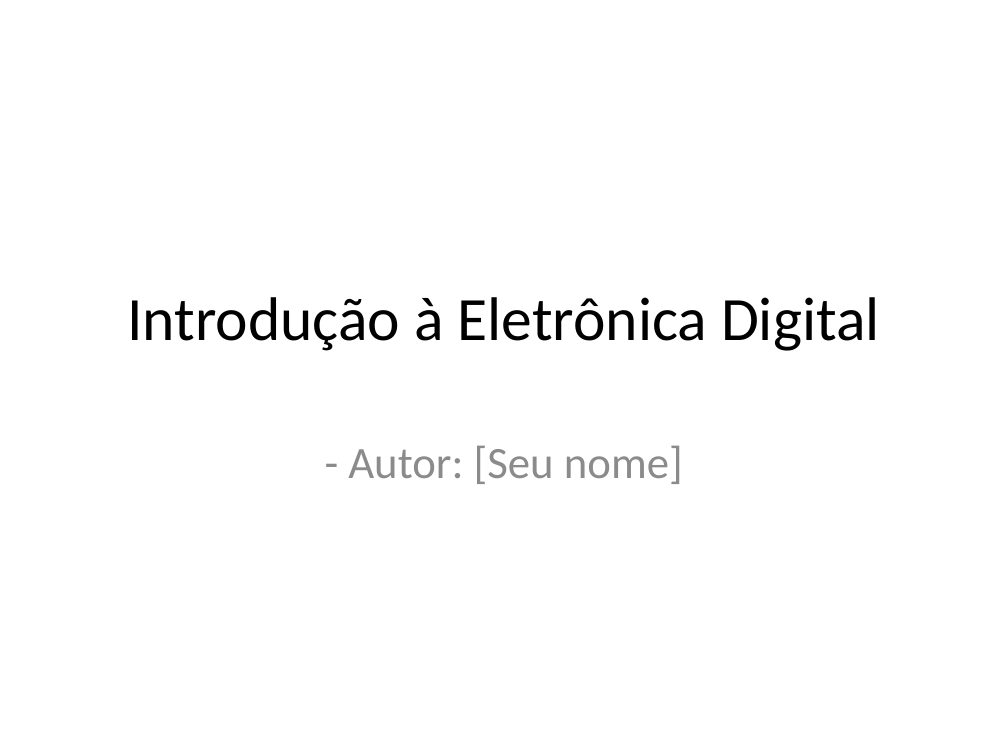
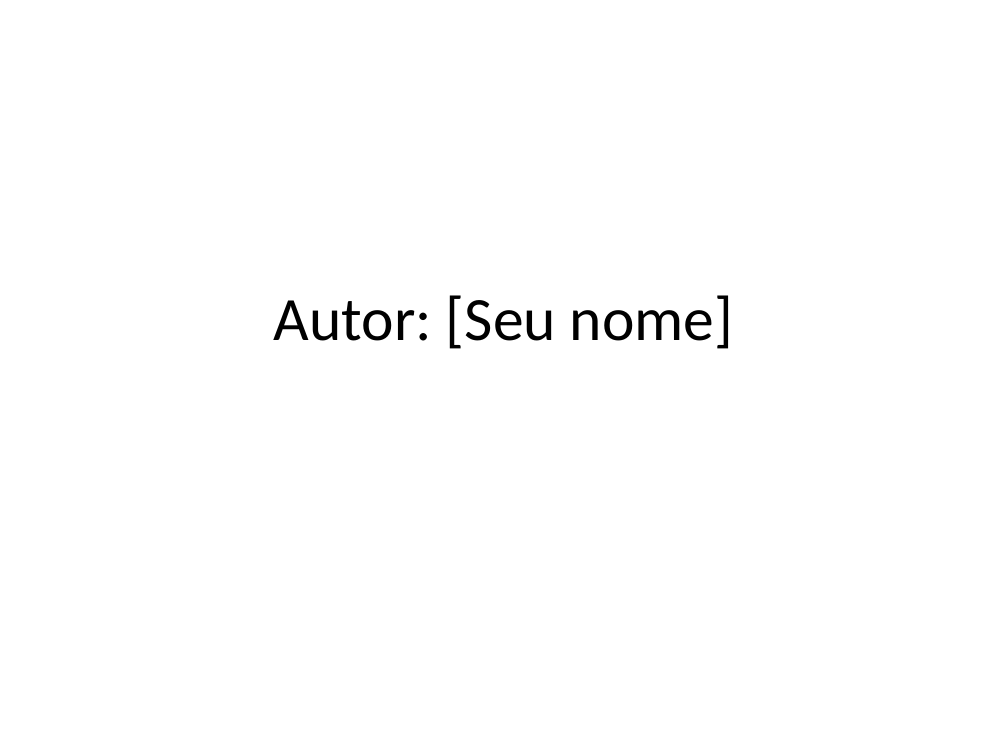
Before and after one commit to lcdlemos/EstagioNutes, a slide deck: slide 1 of IA/auto_apresentacao_IA.pptx. Drawn at 1008x756 pixels with LibreOffice and Linux fonts; fonts in the diff are those of the drawing. Boxes give left, top, right and bottom in pixels: in the first picture for what was removed or moved away, otherwise in the second. Text is boxed around its words. In the diff, an @@ line names an element or a change of style, - is before the commit and + after.

```diff
--- a/IA/auto_apresentacao_IA.pptx
+++ b/IA/auto_apresentacao_IA.pptx
@@ title at (274, 295, 733, 349): text changed @@
-Introdução à Eletrônica Digital
+Autor: [Seu nome]
@@ subtitle removed at (348, 445, 683, 484) @@
-- Autor: [Seu nome]
```
Also in this commit, not shown: 6 other slides changed, 3 slides added, 3 slides removed, 3 other files.
